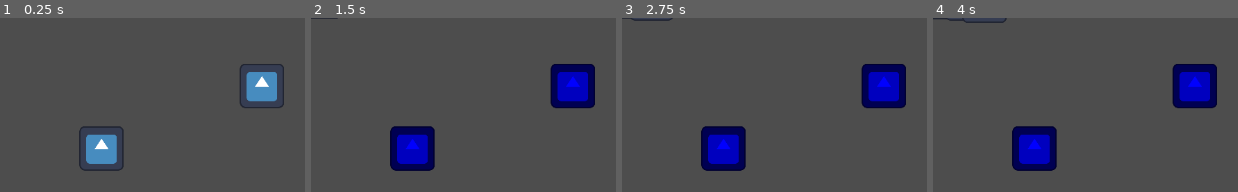
Above: before the commit, frames 1-4 (left to right).
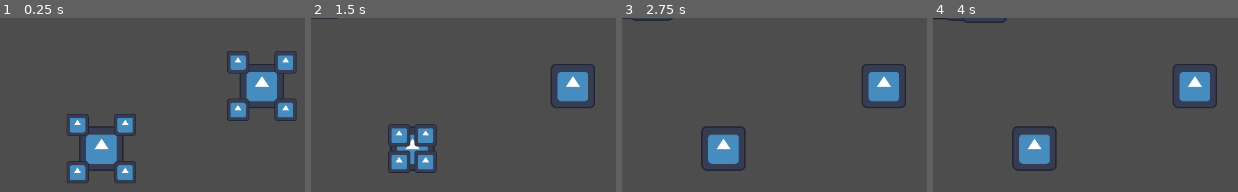
Above: after the commit, the same moments.

Repository: Travotavo/cat-td
Game: Godot game, scene res://Travo_Testing.tscn
Same seed, same stepped clock (60 frames per second), same inputs: the game is played once before the commit and once after it. This scene is started directly instead of the project's main scene. The engine's default icon, where the game draws it, is replaced by a stand-in: a white triangle on a blue panel in a dark square.
Inputs (mouse positions are in pixels of both pictures, inside the frame that each line leads up to):
- Up to frame 1 (0.25 s): no input
- Up to frame 2 (1.5 s): move the mouse to (573, 85) at 0.52 s; click (573, 85) at 0.67 s; tap Enter at 1.25 s; move the mouse to (411, 148) at 1.27 s; click (411, 148) at 1.42 s
- Up to frame 3 (2.75 s): tap Space at 2 s; move the mouse to (outside the picture) at 2.02 s; click (outside the picture) at 2.17 s
- Up to frame 4 (4 s): tap Enter at 2.75 s; move the mouse to (outside the picture) at 2.77 s; click (outside the picture) at 2.92 s; tap Space at 3.5 s; move the mouse to (outside the picture) at 3.52 s; click (outside the picture) at 3.67 s

The runs differ from the first frame. In frame 1, 4.6% of the frame differs, in the area x 21-98%, y 18-95%; in frame 2, 7.7%, in the area x 25-94%, y 26-90%; in frame 3, 7.3%; in frame 4, 7.3%.

Commit message:
Temporary Wheel UI, not functional

Diff:
--- a/Scenes/Towers/Standard_Cat.tscn
+++ b/Scenes/Towers/Standard_Cat.tscn
@@ -1,7 +1,8 @@
-[gd_scene load_steps=12 format=3 uid="uid://cb05dnpufjhql"]
+[gd_scene load_steps=13 format=3 uid="uid://cb05dnpufjhql"]
 
 [ext_resource type="Script" uid="uid://cuibcc3kn5ciy" path="res://Scripts/Towers/Cat.gd" id="1_lixlc"]
 [ext_resource type="Texture2D" uid="uid://ciitfx2dqfqog" path="res://icon.svg" id="1_oe747"]
+[ext_resource type="Script" uid="uid://bf2qkr1fc4hyg" path="res://Scenes/Towers/enchant_wheel.gd" id="3_w3uv3"]
 
 [sub_resource type="Animation" id="Animation_1c8eb"]
 resource_name = "Death"
@@ -172,6 +173,27 @@
 position = Vector2(0, -32)
 shape = SubResource("CapsuleShape2D_lixlc")
 
+[node name="Enchant_Wheel" type="Node2D" parent="."]
+z_index = 2
+position = Vector2(0, -32)
+script = ExtResource("3_w3uv3")
+
+[node name="Icon2" type="Sprite2D" parent="Enchant_Wheel"]
+scale = Vector2(0.25, 0.25)
+texture = ExtResource("1_oe747")
+
+[node name="Icon3" type="Sprite2D" parent="Enchant_Wheel"]
+scale = Vector2(0.25, 0.25)
+texture = ExtResource("1_oe747")
+
+[node name="Icon4" type="Sprite2D" parent="Enchant_Wheel"]
+scale = Vector2(0.25, 0.25)
+texture = ExtResource("1_oe747")
+
+[node name="Icon5" type="Sprite2D" parent="Enchant_Wheel"]
+scale = Vector2(0.25, 0.25)
+texture = ExtResource("1_oe747")
+
 [connection signal="area_entered" from="Range" to="." method="_on_range_entered"]
 [connection signal="area_exited" from="Range" to="." method="_on_range_exited"]
 [connection signal="timeout" from="Cooldown" to="." method="_on_cooldown"]
--- /dev/null
+++ b/Scenes/Towers/enchant_wheel.gd
@@ -0,0 +1,27 @@
+extends Node2D
+
+@onready var Owner = $".."
+@export var radius = 48
+@onready var count = get_children().size()
+
+func _show():
+	for child in get_children():
+		child.position = Vector2.ZERO
+	visible = true
+
+func _process(delta):
+	var iter = 1
+	for child in get_children():
+		if count == 1:
+			child.global_position.x = lerpf(child.global_position.x, Owner.global_position.x, delta*10)
+			child.global_position.y = lerpf(child.global_position.y, Owner.global_position.y, delta*10)
+			return
+		child.global_position.x = lerpf(child.global_position.x, Owner.global_position.x + (radius+count) * sin(deg_to_rad((360/count)*iter+(count*90-45))), delta*10)
+		child.global_position.y = lerpf(child.global_position.y, Owner.global_position.y - 32 + (radius+count) * cos(deg_to_rad((360/count)*iter+(count*90-45))), delta*10)
+		iter += 1
+
+func _input(event):
+	if (event is InputEventMouseButton) and event.pressed:
+		var evLocal = make_input_local(event)
+		if !Rect2(Vector2(-60,-60), Vector2(120,120)).has_point(evLocal.position):
+			visible = false
--- a/Scripts/Towers/Cat.gd
+++ b/Scripts/Towers/Cat.gd
@@ -63,6 +63,5 @@
 
 
 func _on_mouse_event(viewport, event, shape_idx):
-	if event is InputEventMouseButton and event.button_index == 1:
-		print("Meow")
-		SetState('Zap')
+	if event is InputEventMouseButton and event.button_index == 1 and event.pressed:
+		$Enchant_Wheel._show()
Not shown, added: Scenes/Towers/enchant_wheel.gd.uid
